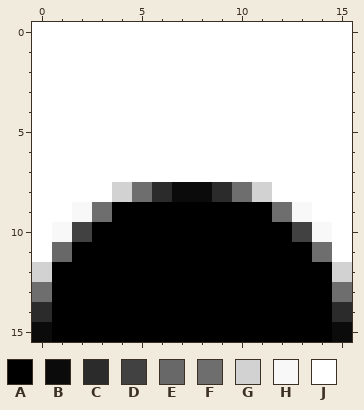
File history of a pixel-art sprite, public/favicon-16x16.png. The first picture shows the starting point.
The file is 16x16 pixels. Colours within 5 levels of each other are drawn and written as one.
Palette (. is transparent): A #000000  B #0b0b0b  C #2b2b2b  D #414141  E #686868  F #6e6e6e  G #d2d2d2  H #f8f8f8  J #ffffff
After:
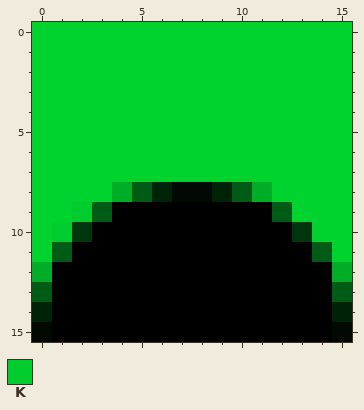
Colours new in this view: K #00cc2d
Diff:
Colour B changes from #0b0b0b to #000902.
Colour C changes from #2b2b2b to #002308.
Colour D changes from #414141 to #00360c.
Colour F changes from #6e6e6e to #005b14.
Colour G changes from #d2d2d2 to #00ad26.
Colour J changes from #ffffff to #00d22e.
Colour E gives way to colour F in row 11 at x 1.
Colour H gives way to colour J in row 9 at x 13; in row 10 at x 14.
Colour H gives way to colour K in row 9 at x 2; in row 10 at x 1.
Changed places in both pictures, as pixel boxes (x1, y1, x2, y2):
changed: (32, 22, 352, 342)
